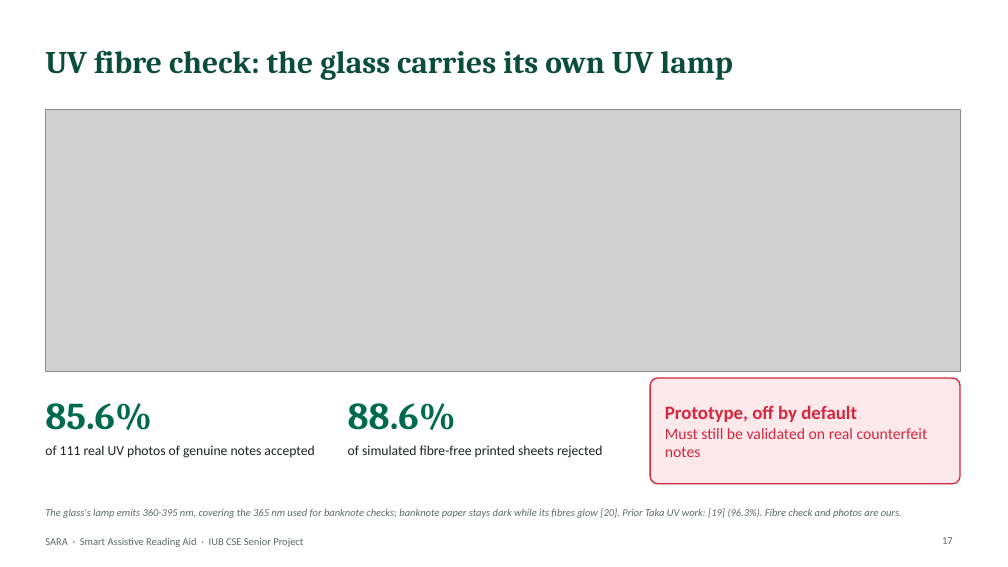
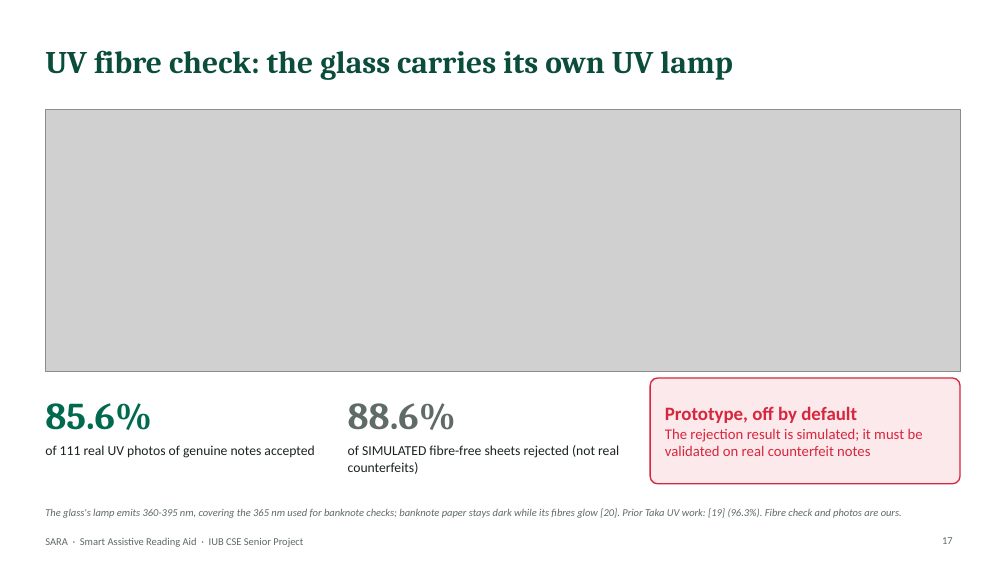
Before and after one commit to aflam330/Senior_project_wearable_glass_for_blind_people_using_ocr_and_ylo, a slide deck: slide 17 of Thesis Report and paper/thesis report/slides/SARA_Presentation.pptx. Drawn at 1008x567 pixels with LibreOffice and Linux fonts; fonts in the diff are those of the drawing; grey boxes stand for pictures. Boxes give left, top, right and bottom in pixels: in the first picture for what was removed or moved away, otherwise in the second. Text is boxed around its words. In the diff, an @@ line names an element or a change of style, - is before the commit and + after.

```diff
--- a/Thesis Report and paper/thesis report/slides/SARA_Presentation.pptx
+++ b/Thesis Report and paper/thesis report/slides/SARA_Presentation.pptx
@@ text "88.6%" at [348,403,456,430]: text colour #006A4E to #5E6B66 @@
@@ text at [348,445,619,474]: text changed @@
-of simulated fibre-free printed sheets rejected
+of SIMULATED fibre-free sheets rejected (not real counterfeits)
@@ text in rounded rectangle at [665,428,923,456]: text changed; size 15 to 14 pt @@
-Must still be validated on real counterfeit notes
+The rejection result is simulated; it must be validated on real counterfeit notes
```
Also in this commit, not shown: 17 other slides changed, 7 other files.
